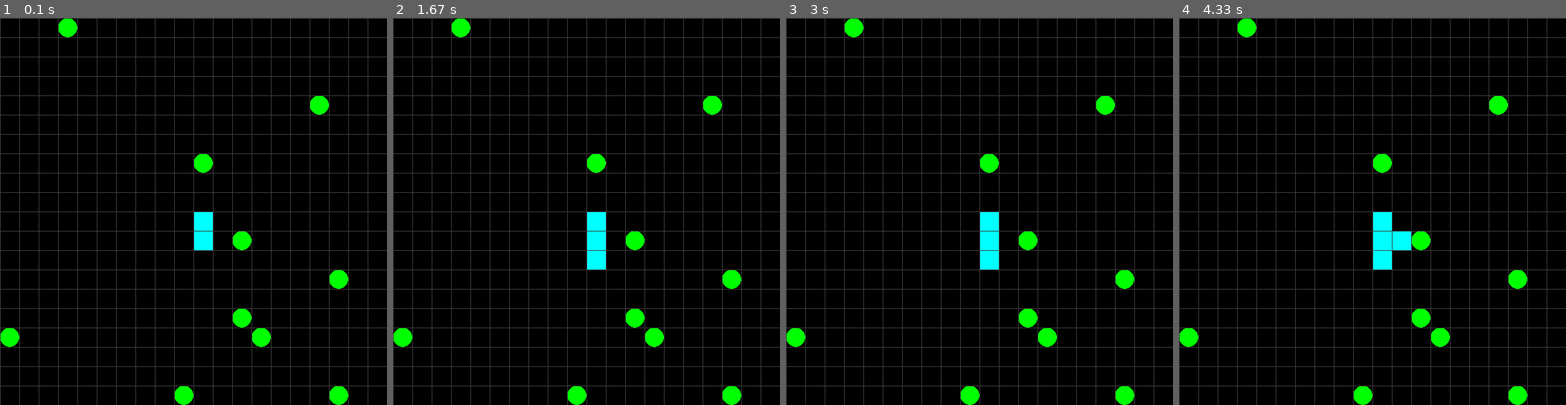
Above: before the commit, frames 1-4 (left to right).
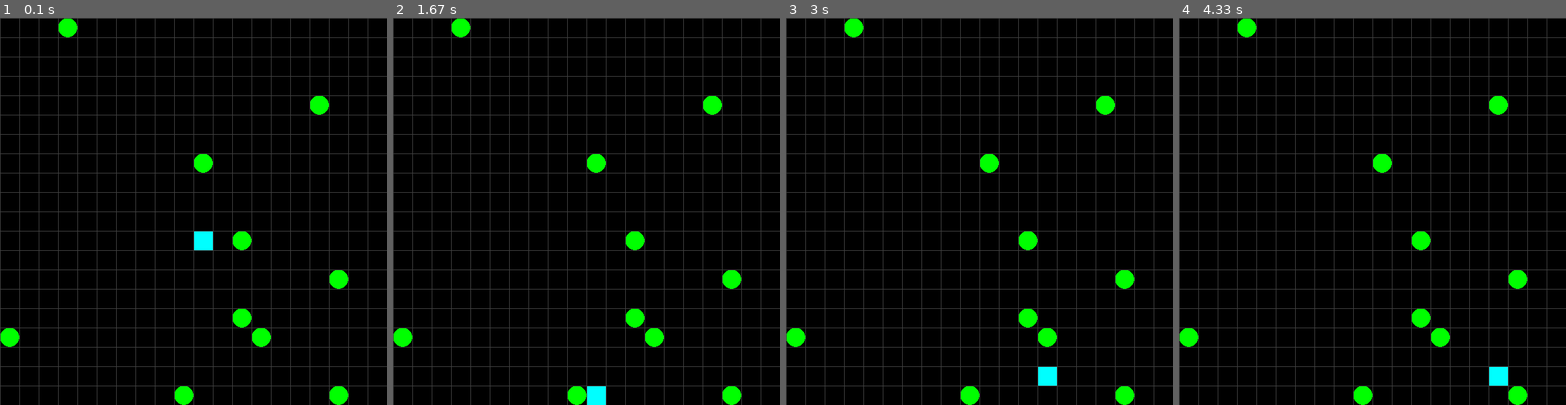
Above: after the commit, the same moments.

Repository: pipipik/py_game_01
Game: pygame game, started from game/snake/snake_bite.py
Two runs of this game, one before a commit and one after it. Both use one fixed random seed, a clock stepped at 60 frames per second and the inputs below.
Inputs:
- Up to frame 1 (0.1 s): no input
- Up to frame 2 (1.67 s): no input
- Up to frame 3 (3 s): hold Up 1.9-2.37 s; hold Right from 2.4 s (still down)
- Up to frame 4 (4.33 s): release Right at 3.03 s; hold Left from 3.87 s (still down)

The runs differ from the first frame. In frame 1, 0.2% of the frame differs, in the area x 50-55%, y 50-55%; in frame 2, 0.9%; in frame 3, 0.9%; in frame 4, 1.2%, in the area x 50-85%, y 50-95%.

Commit message:
move_food

Diff:
--- a/game/snake/snake_bite.py
+++ b/game/snake/snake_bite.py
@@ -20,6 +20,12 @@
       continue # ループの先頭に戻る
     FOODS.append(pos) # 座標を追加
     break # ループから抜けて呼び出し元に戻る
+
+def move_food(pos):
+  """ 餌を別の場所へ移動 """
+  i = FOODS.index(pos) # 座標のindexを取得
+  del FOODS[i] # 座標を削除
+  add_food() # 餌を追加
 
 def paint():
   """ 画面全体の描画 """
@@ -61,11 +67,14 @@
     elif key == K_DOWN: # 下キー: y座標を+1
       head = (SNAKE[0][0], SNAKE[0][1] + 1)
 
-
     SNAKE.insert(0, head) # キーに応じて要素を追加
+    if head in FOODS: # 先頭headの座標に餌があった時
+      move_food(head) # 餌を移動する関数呼び出し
+    else:
+      SNAKE.pop() # 末尾の座標を削除
 
     paint() # 描画関数呼び出し
-    FPSCLOCK.tick(1) # 1秒間に1回ループが実行
+    FPSCLOCK.tick(5) # 1秒間に5回ループが実行
 
 # 自ファイルから開始された時にmain関数が実行
 if __name__ == '__main__':
